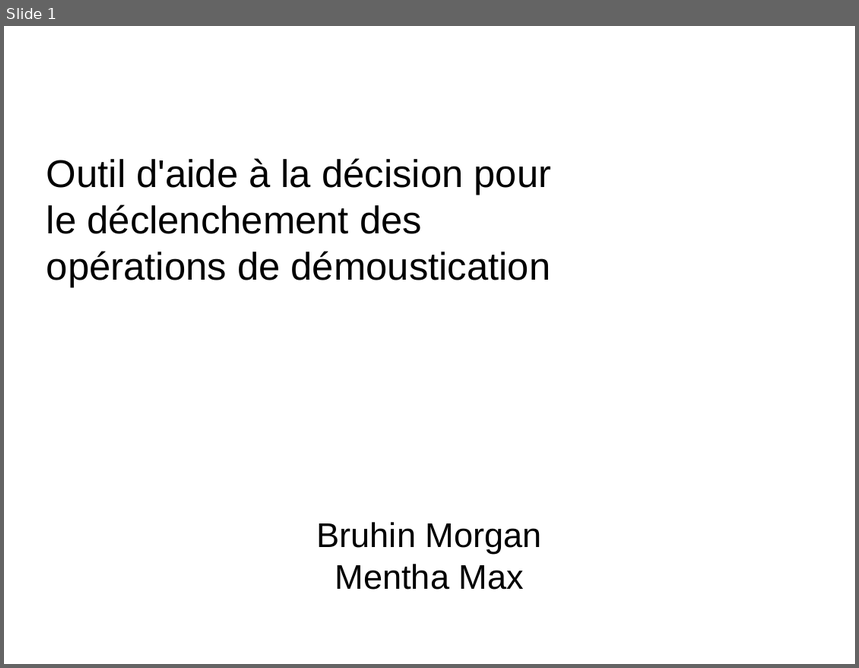
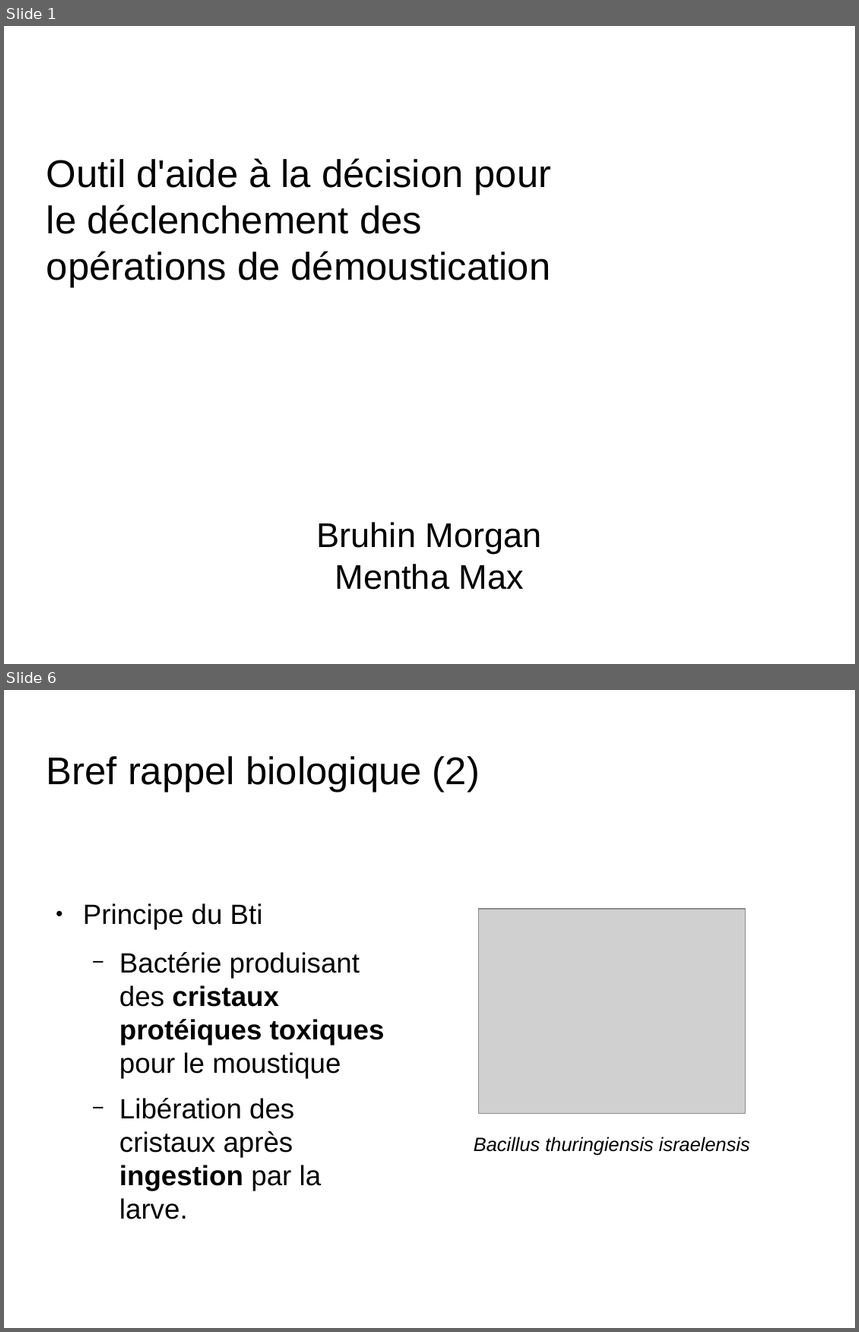
Before and after one commit to nesta7/designProject, a slide deck: presentation_6_juin_Broc.odp. Shown one above the other, each under a label of ours: slide 1 before the commit, slides 1 and 6 after it; the slides between them are not shown. The pictures are 859x668 and 859x1332 pixels, drawn with LibreOffice and Linux fonts; fonts in the diff are those of the drawing; grey boxes stand for pictures; background and template pictures are left out. Boxes give left, top, right and bottom in pixels: in the first picture for what was removed or moved away, otherwise in the second. Text is boxed around its words. In the diff, an @@ line names an element or a change of style, - is before the commit and + after.

```diff
--- a/presentation_6_juin_Broc.odp
+++ b/presentation_6_juin_Broc.odp
@@ slide 6 added at [4, 690, 855, 1328], background picture (left out) @@
@@ title added at [47, 756, 480, 792], 36 pt, text #000000 @@
+Bref rappel biologique (2)
@@ text added at [83, 904, 385, 1220], 26 pt, text #000000 @@
+● Principe du Bti
+  − Bactérie produisant des cristaux protéiques toxiques pour le moustique
+  − Libération des cristaux après ingestion par la larve.
@@ picture added at [479, 909, 747, 1113] @@
@@ text added at [474, 1137, 750, 1156], 18 pt, text #000000, italic @@
+Bacillus thuringiensis israelensis
```
Also in this commit, not shown: 7 slides changed, 7 other slides added, 1 slide removed.
